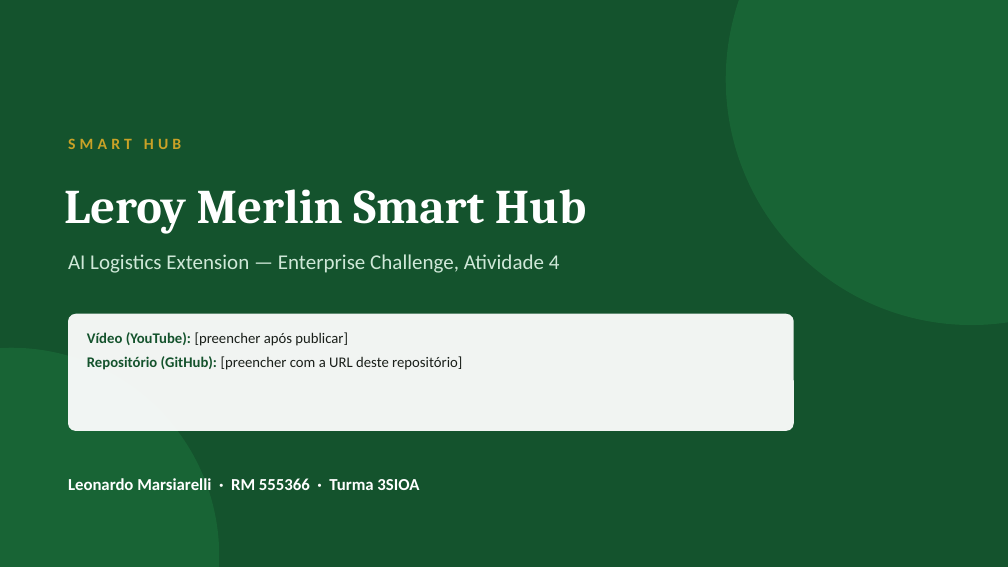
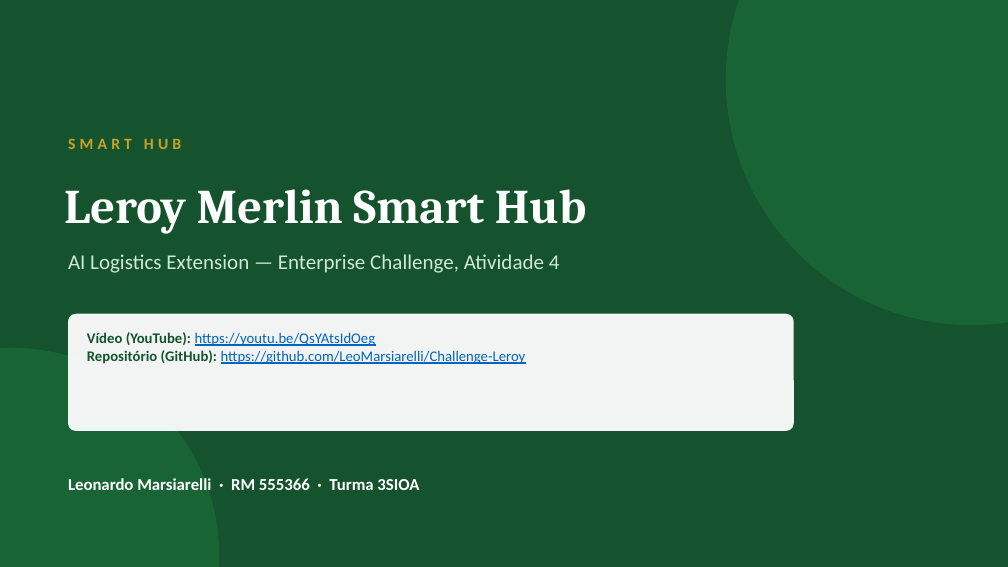
Before and after one commit to LeoMarsiarelli/Challenge-Leroy, a slide deck: slide 1 of docs/slides/leroy-merlin-smart-hub.pptx. Drawn at 1008x567 pixels with LibreOffice and Linux fonts; fonts in the diff are those of the drawing. Boxes give left, top, right and bottom in pixels: in the first picture for what was removed or moved away, otherwise in the second. Text is boxed around its words. In the diff, an @@ line names an element or a change of style, - is before the commit and + after.

```diff
--- a/docs/slides/leroy-merlin-smart-hub.pptx
+++ b/docs/slides/leroy-merlin-smart-hub.pptx
@@ text at <box>87,332,526,364</box>: text changed; text colour #1A1F1A to #0563C1 @@
-Vídeo (YouTube): [preencher após publicar]
-Repositório (GitHub): [preencher com a URL deste repositório]
+Vídeo (YouTube): https://youtu.be/QsYAtsIdOeg
+Repositório (GitHub): https://github.com/LeoMarsiarelli/Challenge-Leroy
```
Also in this commit, not shown: 4 other slides changed.
